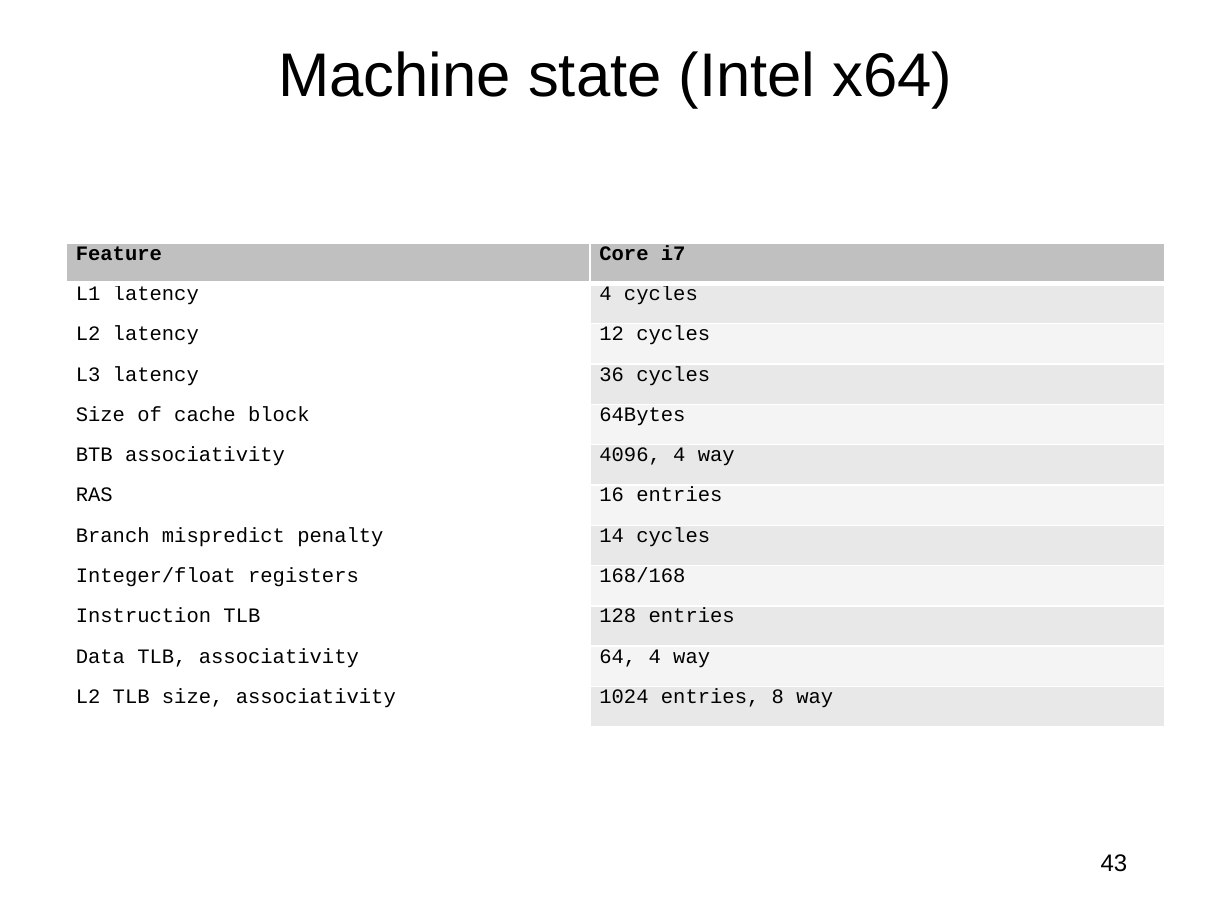
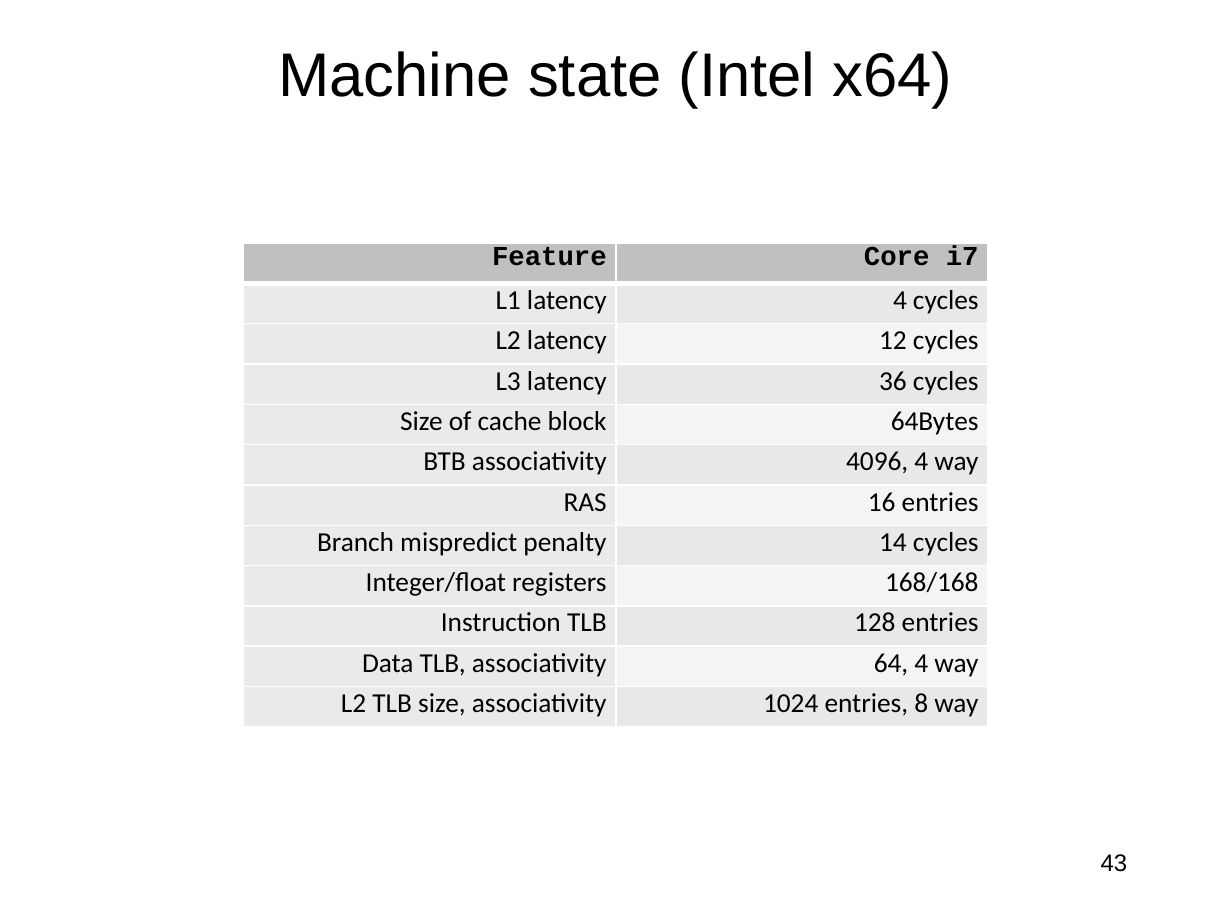
Before and after one commit to jlmucb/class_notes, a slide deck: slide 43 of BerkeleyClass/CS290Spring2013/Lectures/entropy_talk.pptx. Drawn at 1232x924 pixels with LibreOffice and Linux fonts; fonts in the diff are those of the drawing. Boxes give left, top, right and bottom in pixels: in the first picture for what was removed or moved away, otherwise in the second. Text is boxed around its words. In the diff, an @@ line names an element or a change of style, - is before the commit and + after.

```diff
--- a/BerkeleyClass/CS290Spring2013/Lectures/entropy_talk.pptx
+++ b/BerkeleyClass/CS290Spring2013/Lectures/entropy_talk.pptx
@@ table at (244, 243, 988, 727) @@
@@ fill none to #EAEAEA in 11 cells @@
@@ size 12 to 16 pt, font Courier New to Calibri @@
@@ alignment left to right @@
@@ table: place and size @@
-table at (67, 243, 1164, 727)
+table at (244, 243, 988, 727)
```
Also in this commit, not shown: 4 other slides changed, 1 slide added, 1 other file.
